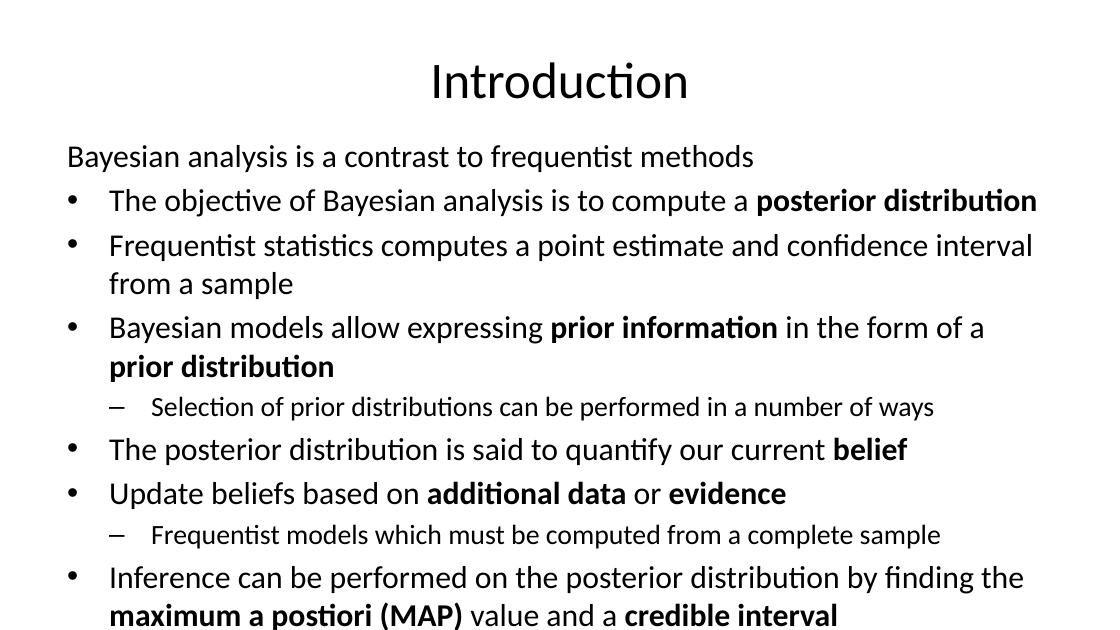
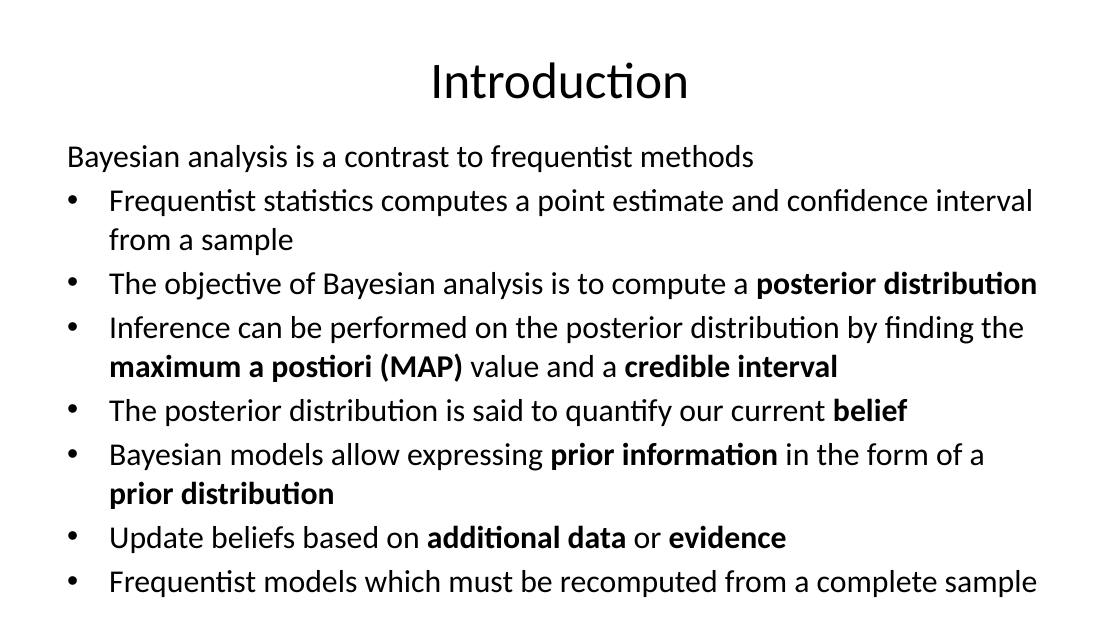
Before and after one commit to StephenElston/CSCI-E-83, a slide deck: slide 7 of LectureSlides/07_IntroductionToBayesModels.pptx. Drawn at 1120x630 pixels with LibreOffice and Linux fonts; fonts in the diff are those of the drawing. Boxes give left, top, right and bottom in pixels: in the first picture for what was removed or moved away, otherwise in the second. Text is boxed around its words. In the diff, an @@ line names an element or a change of style, - is before the commit and + after.

```diff
--- a/LectureSlides/07_IntroductionToBayesModels.pptx
+++ b/LectureSlides/07_IntroductionToBayesModels.pptx
@@ text at [109, 189, 1033, 255]: paragraph added @@
+• Frequentist statistics computes a point estimate and confidence interval from a sample
@@ text at [109, 316, 1024, 426]: text changed @@
-• Frequentist statistics computes a point estimate and confidence interval from a sample
+• Inference can be performed on the posterior distribution by finding the maximum a postiori (MAP) value and a credible interval
+• The posterior distribution is said to quantify our current belief
@@ text at [109, 396, 935, 465]: paragraphs removed @@
-  – Selection of prior distributions can be performed in a number of ways
-• The posterior distribution is said to quantify our current belief
@@ text at [109, 570, 1038, 597]: text changed @@
-  – Frequentist models which must be computed from a complete sample
-• Inference can be performed on the posterior distribution by finding the maximum a postiori (MAP) value and a credible interval
+• Frequentist models which must be recomputed from a complete sample
```
Also in this commit, not shown: 8 other slides changed.
